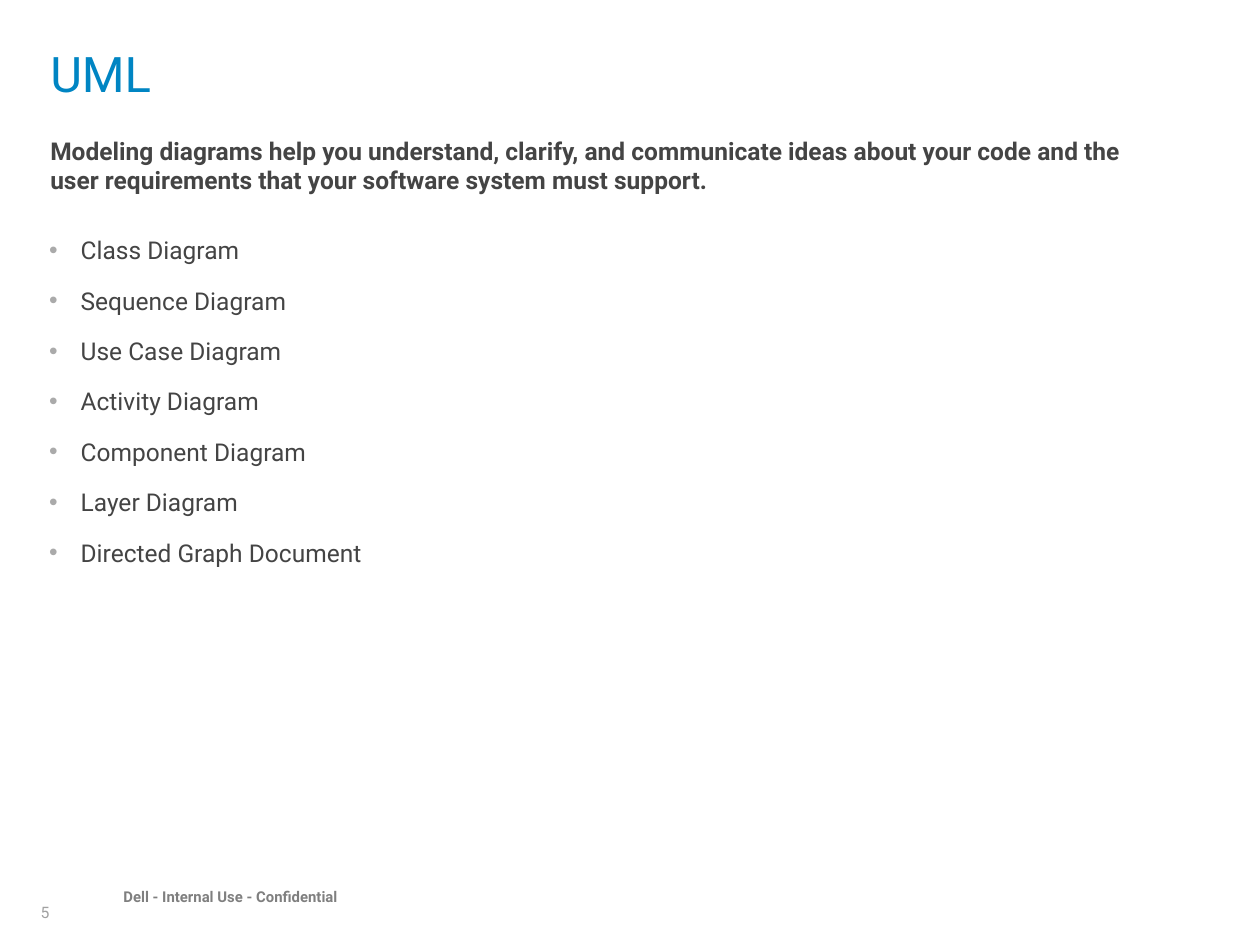
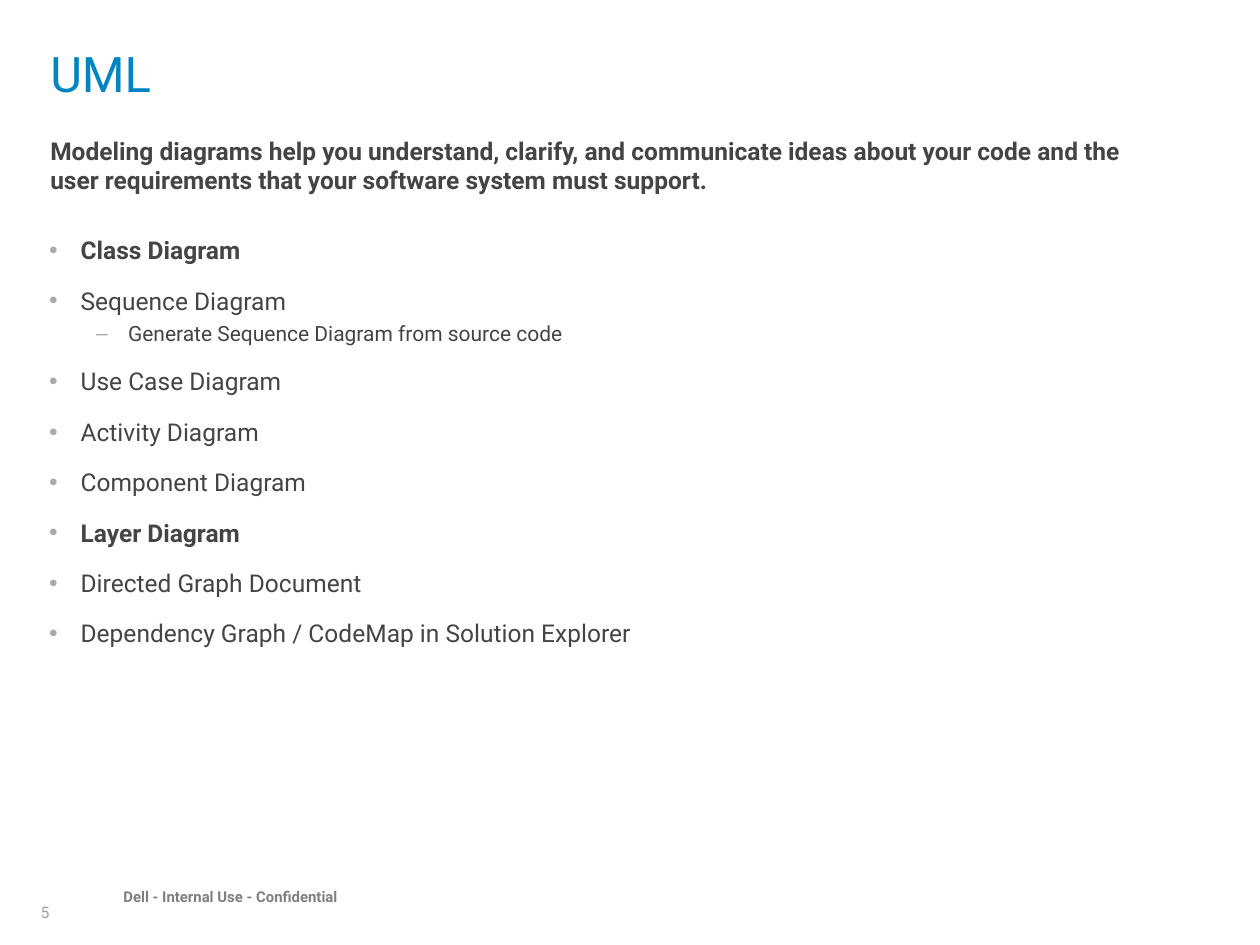
Before and after one commit to RobFeng-Quest/VS2013_NewFeatureDEMO, a slide deck: slide 5 of Document/New Features at VS Ultimate 2013.pptx. Drawn at 1260x945 pixels with LibreOffice and Linux fonts; fonts in the diff are those of the drawing; background and template pictures are left out. Boxes give left, top, right and bottom in pixels: in the first picture for what was removed or moved away, otherwise in the second. Text is boxed around its words. In the diff, an @@ line names an element or a change of style, - is before the commit and + after.

```diff
--- a/Document/New Features at VS Ultimate 2013.pptx
+++ b/Document/New Features at VS Ultimate 2013.pptx
@@ text at (x1=81, y1=240, x2=241, y2=547): bold on in "Class Diagram", "Layer Diagram" @@
@@ text at (x1=128, y1=325, x2=562, y2=346): paragraph added @@
+  – Generate Sequence Diagram from source code
@@ text at (x1=81, y1=623, x2=630, y2=647): paragraph added @@
+• Dependency Graph / CodeMap in Solution Explorer
```
Also in this commit, not shown: 1 other slide changed, 2 other files.
